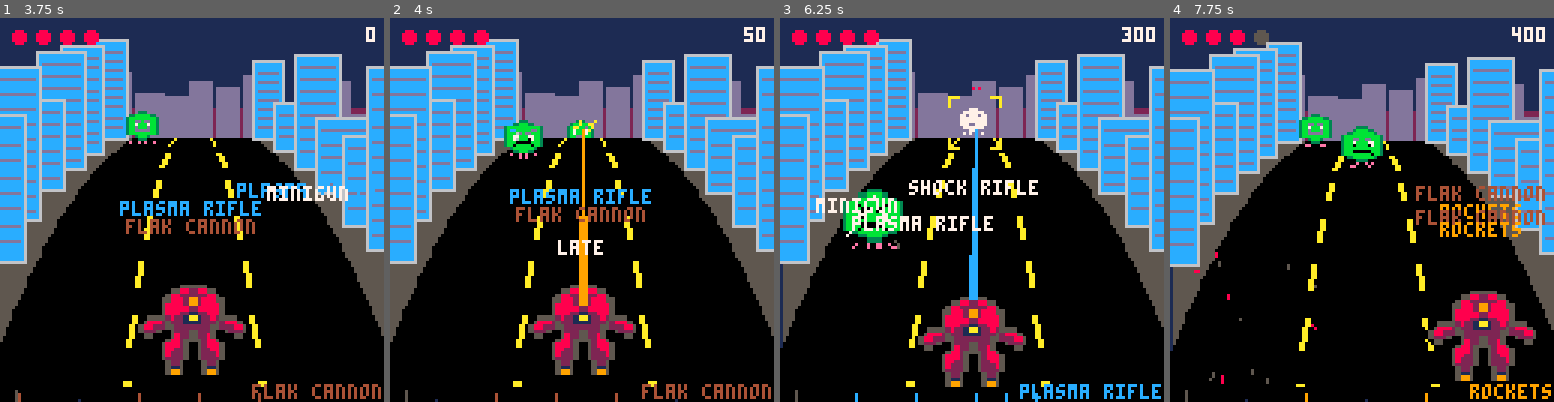
Above: before the commit, frames 1-4 (left to right).
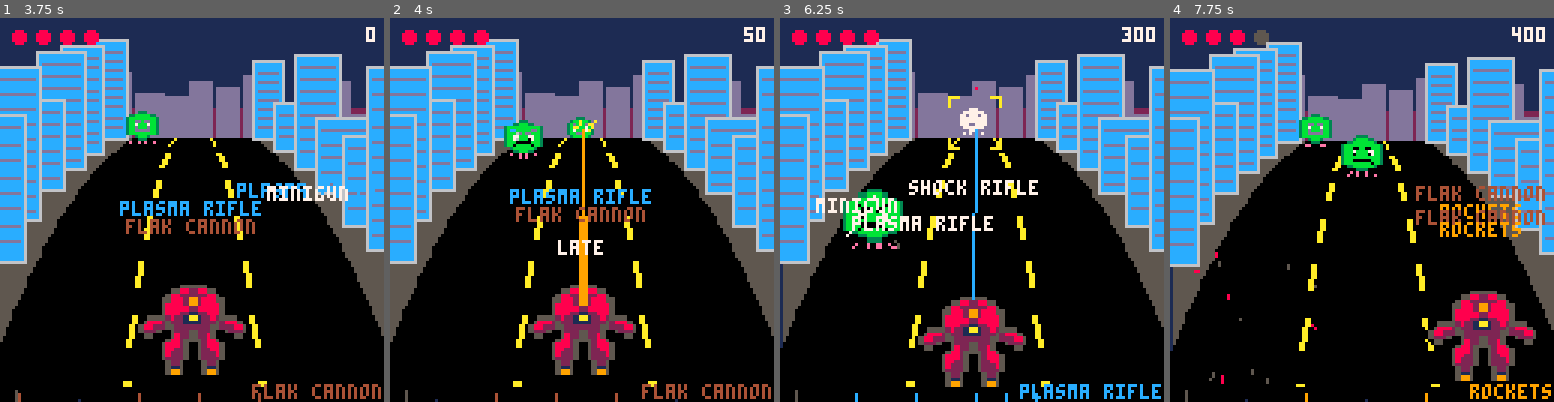
Above: after the commit, the same moments.

Repository: drachis/carts
Game: PICO-8 cartridge proj/crestbeat/crestbeat.p8
Same seed, same stepped clock (60 frames per second), same inputs: the game is played once before the commit and once after it.
Inputs:
- Up to frame 1 (3.75 s): tap X (X key) at 0.33, 1.07, 1.85, 2.97 s; tap O (Z key) at 0.7, 1.7, 2.1, 2.5, 2.9, 3.3, 3.7 s; hold Right 1.6-2.1 s; hold Right 2.47-3.03 s; hold Left 3.08-3.58 s
- Up to frame 2 (4 s): no input
- Up to frame 3 (6.25 s): hold Right 4.02-4.68 s; tap X (X key) at 4.08, 5.2 s; tap O (Z key) every 0.4 s from 4.1 to 6.1 s; hold Left 5.08-5.68 s; hold Right from 6.08 s (still down)
- Up to frame 4 (7.75 s): tap X (X key) at 6.32, 7.43 s; tap O (Z key) every 0.4 s from 6.5 to 7.7 s; release Right at 6.58 s; hold Right 6.63-7.13 s; hold Right from 7.5 s (still down)

Frame 1 is identical in both runs. In frame 2, 0.1% of the frame differs, in the area x 46-54%, y 25-32%; in frame 3, 0.4%; in frame 4, 0.8%, in the area x 44-56%, y 28-42%.

Commit message:
crestbeat: health is in bars of fire, as the user asked: every gun does one bar of health a bar (a shot does 8 over its pattern's shots); a swarm alien lives half a bar, a new brute 1 and hulk 1.5 (mixed into the swarms), the golden alien 2, the titan 4 and the queen 6, shared over three hot spots. test_rhythm checks every kind against every gun. 4208 tokens
Co-Authored-By: Claude Opus 5.5 <noreply@anthropic.com>

Diff:
--- a/proj/crestbeat/aliens.lua
+++ b/proj/crestbeat/aliens.lua
@@ -1,7 +1,7 @@
 function send_alien(lane,beat,kind)
  kind=kind or kinds[1]
  local dir=lane<0 and 1 or -1
- add(aliens,setmetatable({lane=lane,pos=lane,start=-2*dir,dir=dir,born=beat,hp=kind.hp,flash=0,t=-1},kind))
+ add(aliens,setmetatable({lane=lane,pos=lane,start=-2*dir,dir=dir,born=beat,hp=kind.bars*8,flash=0,t=-1},kind))
 end
 
 function update_aliens()
@@ -51,7 +51,7 @@
  alien.born+=amount*knock_per_damage*judgement.knock
  local x,y,scale=alien_centre(alien)
  burst(x,y,4,judgement.colour,2)
- if alien.hp<=0 then
+ if alien.hp<0.01 then
   del(aliens,alien)
   burst(x,y,12,alien.body,2)
   shake+=2
@@ -84,6 +84,7 @@
 
 function alien_centre(alien)
  local x,y,scale=project(alien.pos,alien.t)
+ scale*=alien.size
  return x,y-12*scale,scale
 end
 
@@ -91,7 +92,7 @@
  for alien in all(aliens) do
   if (alien.t<0)==behind then
    local x,y,scale=project(alien.pos,alien.t)
-   local size=24*scale
+   local size=24*scale*alien.size
    local lift=alien.hop<0.34 and sin(alien.hop*1.5)*6*scale or 0
    kind_colours(alien)
    if alien.flash>0 then
--- a/proj/crestbeat/data.lua
+++ b/proj/crestbeat/data.lua
@@ -40,32 +40,39 @@
 ]],nil,_ENV)
 
 stages=parse_table[[
-name,chart,spot_hp,colour,fly,heal,title
-hill,....1.2.3.2.1...3.1.2.3.1.2.3,,,,,they're over the hill!
+name,chart,bars,colour,fly,heal,title
+hill,....1.2.3.2.1...3.1.5.3.1.2.3,,,,,they're over the hill!
 climb,........,,,1,,up the hill!
 titan,..q.w.e.a.w.q.s.e.w.d.,4,3,,,titan! shoot its hot spots
-streets,..1.3.2.2.k.1.3.j.3.1.l.2.x.1.3.,,,,1,run for it!
+streets,..1.3.2.2.k.4.3.j.3.1.l.2.x.1.3.,,,,1,run for it!
 climb,........,,,1,,to the crest!
-crest,..1.2.3.3.c.2.1.3.1.1.z.2.1.2.3.,,,,,they keep coming!
+crest,..1.2.3.3.c.8.1.3.1.1.z.6.1.2.3.,,,,,they keep coming!
 climb,........,,,1,,the hive queen awaits
-queen,..q.w.1.e.a.3.w.q.s.2.e.d.w.1.,8,14,,1,the hive queen!
+queen,..q.w.1.e.a.3.w.q.s.2.e.d.w.1.,6,14,,1,the hive queen!
 ]]
 
 kinds=parse_table[[
-name,keys,hp,walk,bonus,harmless,body,rim,track,depth,sprite,penalty
-alien,123,4,8,0,,11,3,,,0,
-gold,zxc,8,,100,1,10,9,3,0.45,0,
-civilian,jkl,99,4,0,1,11,3,,,32,50
+name,keys,bars,walk,bonus,harmless,body,rim,track,depth,sprite,penalty,size
+alien,123,0.5,8,0,,11,3,,,0,,1
+brute,456,1,8,0,,3,11,,,0,,1.25
+hulk,789,1.5,8,0,,3,1,,,0,,1.5
+gold,zxc,2,,100,1,10,9,3,0.45,0,,1
+civilian,jkl,99,4,0,1,11,3,,,32,50,1
 ]]
 
 guns=parse_table[[
-name,colour,damage,pattern,splash,sound
-minigun,10,1,xxxxxxxx,,1
-shock rifle,13,2,x.x.x.x.,,0
-rockets,9,4,x...x...,2,12
-flak cannon,4,3,x.x.x...,,3
-plasma rifle,12,2,x.x.xxx.,,0
+name,colour,pattern,splash,sound
+minigun,10,xxxxxxxx,,1
+shock rifle,13,x.x.x.x.,,0
+rockets,9,x...x...,0.5,12
+flak cannon,4,x.x.x...,,3
+plasma rifle,12,x.x.xxx.,,0
 ]]
+
+for gun in all(guns) do
+ gun.shots=#split(gun.pattern,"x")-1
+ gun.damage=8/gun.shots
+end
 
 judgements=parse_table[[
 name,colour,knock,points
--- a/proj/crestbeat/main.lua
+++ b/proj/crestbeat/main.lua
@@ -21,7 +21,7 @@
  stage_number,stage=number,stages[number]
  stage_beat=next_beat
  hazards,titan={}
- if stage.spot_hp then make_titan(stage) end
+ if stage.bars then make_titan(stage) end
  robot.hp=min(robot.hp+(stage.heal or 0),max_hp)
  banner,banner_life=stage.title,60
 end
@@ -132,8 +132,9 @@
   if target.penalty then
    print("!",x-1,y-half-7,8)
   else
-   for i=1,target.hp do
-    pset(x-target.hp+i*2-1,y-half-3,8)
+   local pips=ceil(target.hp/4)
+   for i=1,pips do
+    pset(x-pips+i*2-1,y-half-3,8)
    end
   end
  end
--- a/proj/crestbeat/robot.lua
+++ b/proj/crestbeat/robot.lua
@@ -70,7 +70,7 @@
  if gun.splash then
   for side=-1,1,2 do
    local alien=front_alien(lane+side)
-   if alien then strike(alien,gun.splash,judgement,gun_x,gun_y,gun) end
+   if alien then strike(alien,gun.damage*gun.splash,judgement,gun_x,gun_y,gun) end
   end
  end
 end
--- a/proj/crestbeat/tests/test_rhythm.lua
+++ b/proj/crestbeat/tests/test_rhythm.lua
@@ -1,5 +1,5 @@
 local game_draw=_draw
-local alien_hp,walk_beats=kinds.alien.hp,kinds.alien.walk
+local alien_hp,walk_beats,spot_hp=kinds.alien.bars*8,kinds.alien.walk,stages[3].bars*8/3
 function sfx() end
 music=sfx
 
@@ -80,7 +80,7 @@
 
  name=armed(3,{-1,0,1})
  step_to(6.01)
- check(name.." kill their target and splash the streets beside",#aliens==2 and aliens[1].hp==alien_hp-guns[3].splash,#aliens.." left, hp "..aliens[1].hp)
+ check(name.." kill their target and splash the streets beside",#aliens==2 and aliens[1].hp==alien_hp-guns[3].damage*guns[3].splash,#aliens.." left, hp "..aliens[1].hp)
  check("a killed alien is knocked down where it stood",#fallen==1 and fallen[1].x==64,#fallen.." down")
  game_draw()
  game_draw()
@@ -104,14 +104,38 @@
  update_aliens()
  check("a golden alien stays on screen for 12 beats",stayed==1 and #aliens==0,stayed.." at beat 12, "..#aliens.." at 13")
  check("and getting away costs nothing",robot.hp==max_hp,"hp "..robot.hp)
+ for kind in all(kinds) do
+  if not kind.penalty then
+   local counts,wanted="",""
+   for gun in all(guns) do
+    reset("play")
+    send_alien(0,0,kind)
+    local shots=0
+    while #aliens>0 and shots<99 do
+     hit_alien(aliens[1],gun.damage,judgements[1])
+     shots+=1
+    end
+    counts..=shots.." "
+    wanted..=ceil(kind.bars*gun.shots-0.001).." "
+   end
+   check("a "..kind.name.." lives for "..kind.bars.." bars of any gun's fire",counts==wanted,"shots "..counts.."for "..wanted)
+  end
+ end
  reset("play")
  send_alien(0,0,kinds.gold)
- clock=3
- update_aliens()
- for i=1,kinds.gold.hp/2 do
-  hit_alien(aliens[1] or {},2,judgements[1])
- end
- check("a golden alien takes twice the hits and pays its bonus",#aliens==0 and score==kinds.gold.bonus,"score "..score)
+ hit_alien(aliens[1],99,judgements[1])
+ check("a golden alien pays its bonus",score==kinds.gold.bonus,"score "..score)
+ reset("play")
+ start_stage(#stages)
+ local shots=0
+ for spot in all(titan.spots) do
+  spot.open=99
+  while spot.hp>0 do
+   hit_spot(spot,guns[2].damage,judgements[1])
+   shots+=1
+  end
+ end
+ printh("the queen takes "..shots.." shock rifle shots, "..(shots/guns[2].shots).." bars (asked for "..stages[#stages].bars..")")
  reset("play")
  send_alien(-1,0,kinds.gold)
  local streets=""
@@ -164,14 +188,14 @@
  clock=3.9
  equip(2)
  step_to(4.01)
- check("a shot at an open hot spot hurts it",spot.hp==stages[3].spot_hp-2,"hp "..spot.hp)
+ check("a shot at an open hot spot hurts it",spot.hp==spot_hp-2,"hp "..spot.hp)
  reset("play")
  start_stage(3)
  spot=titan.spots[2]
  clock=3.9
  equip(2)
  step_to(4.01)
- check("a closed hot spot cannot be hurt",spot.hp==stages[3].spot_hp,"hp "..spot.hp)
+ check("a closed hot spot cannot be hurt",spot.hp==spot_hp,"hp "..spot.hp)
 
  reset("play")
  start_stage(3)
--- a/proj/crestbeat/titan.lua
+++ b/proj/crestbeat/titan.lua
@@ -1,7 +1,7 @@
 function make_titan(spec)
  titan={rise=0,spots={},colour=spec.colour}
  for lane=-1,1 do
-  add(titan.spots,{lane=lane,hp=spec.spot_hp,open=-1,flash=0})
+  add(titan.spots,{lane=lane,hp=spec.bars*8/3,open=-1,flash=0})
  end
  for building in all(buildings) do
   if building.t<0.45 then building.fall_at=clock+2+rnd(10) end
@@ -31,11 +31,12 @@
 end
 
 function hit_spot(spot,amount,judgement)
- spot.hp=max(spot.hp-amount)
+ spot.hp-=amount
  spot.flash=6
  local x,y=spot_xy(spot)
  burst(x,y,8,judgement.colour,2)
- if spot.hp==0 then
+ if spot.hp<0.01 then
+  spot.hp=0
   burst(x,y,30,9,3)
   ring(x,y,16,10)
   shake+=4
Not shown, changed: proj/crestbeat/DESIGN.md
Not shown, changed: proj/crestbeat/notes/aliens.md
Not shown, changed: proj/crestbeat/notes/main.md
Not shown, changed: proj/crestbeat/notes/titan.md
